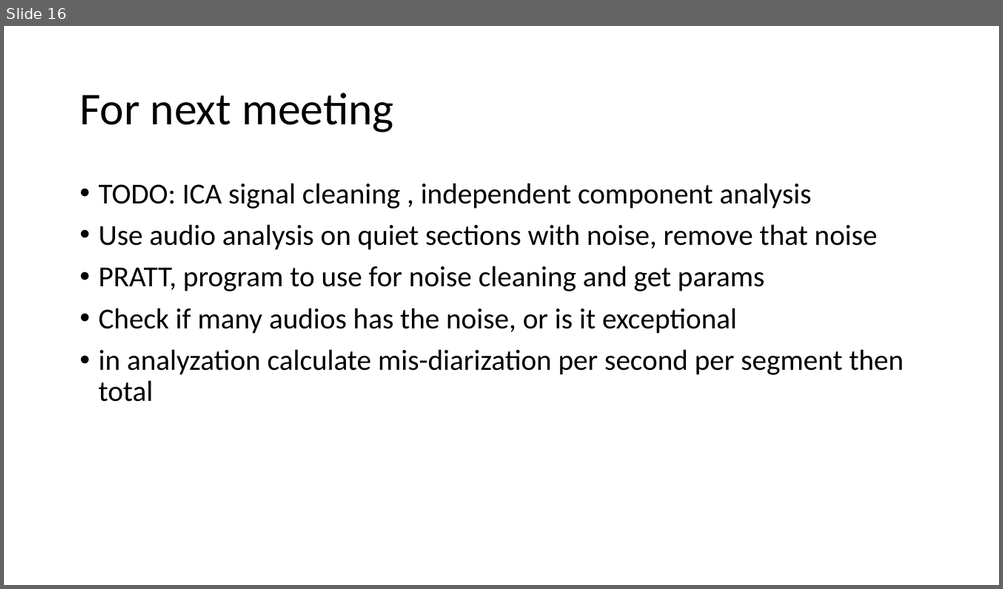
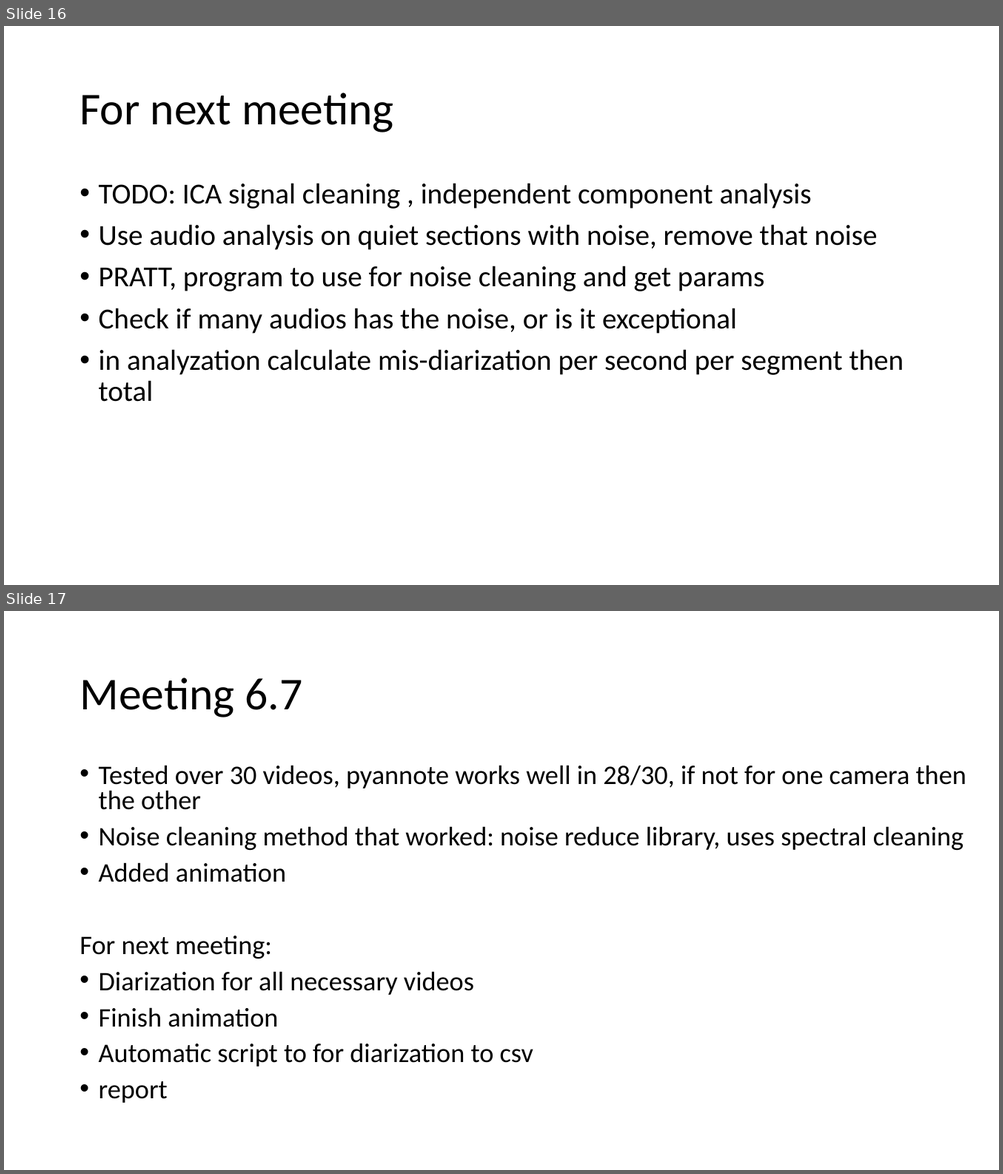
Before and after one commit to n242/HBL, a slide deck: HBL_project_diary.pptx. Shown one above the other, each under a label of ours: slide 16 before the commit, slides 16 and 17 after it. The pictures are 1003x589 and 1003x1174 pixels, drawn with LibreOffice and Linux fonts; fonts in the diff are those of the drawing. Boxes give left, top, right and bottom in pixels: in the first picture for what was removed or moved away, otherwise in the second. Text is boxed around its words. In the diff, an @@ line names an element or a change of style, - is before the commit and + after.

```diff
--- a/HBL_project_diary.pptx
+++ b/HBL_project_diary.pptx
@@ slide 17 added at (4, 611, 999, 1170), background #FFFFFF @@
@@ title added at (79, 678, 303, 718), 44 pt, text #000000 @@
+Meeting 6.7
@@ text added at (79, 765, 966, 1103), 25.9 pt, text #000000 @@
+• Tested over 30 videos, pyannote works well in 28/30, if not for one camera then the other
+• Noise cleaning method that worked: noise reduce library, uses spectral cleaning
+• Added animation
+For next meeting:
+• Diarization for all necessary videos
+• Finish animation
+• Automatic script to for diarization to csv
+• report
```
Also in this commit, not shown: 7 other files.
